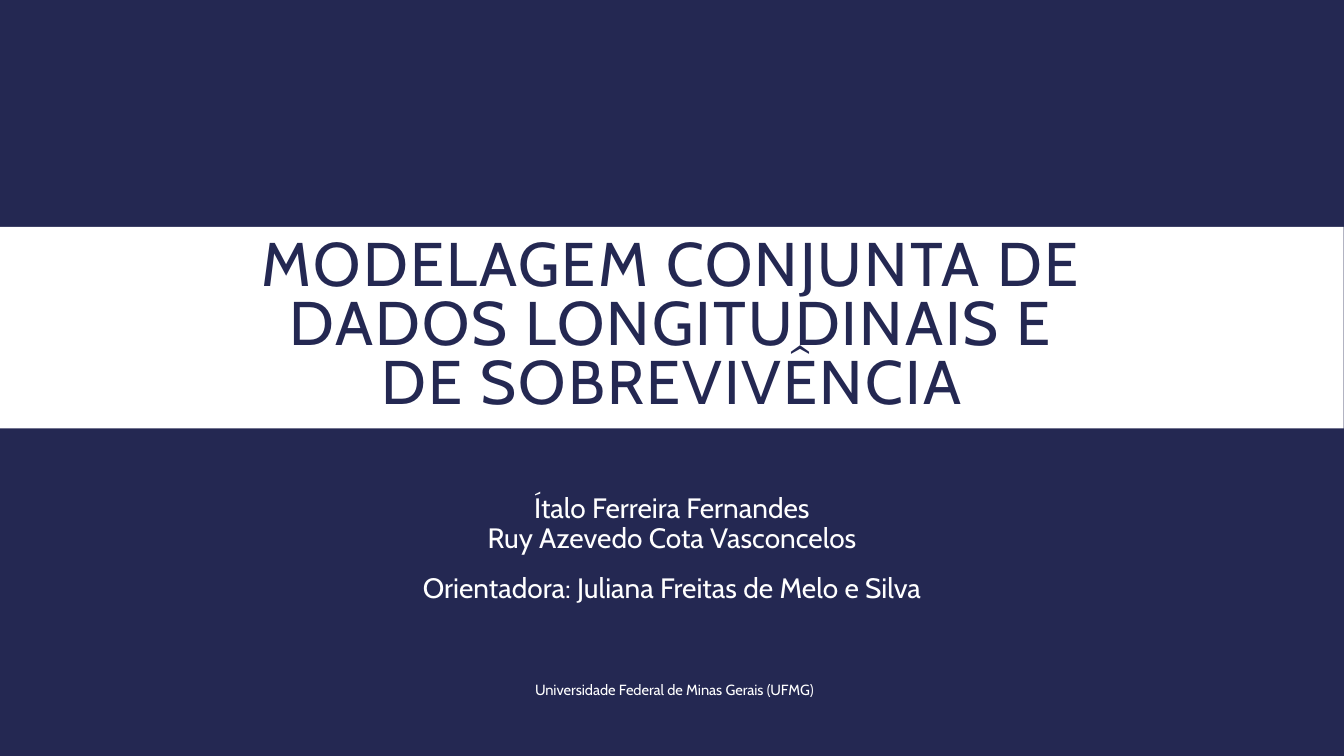
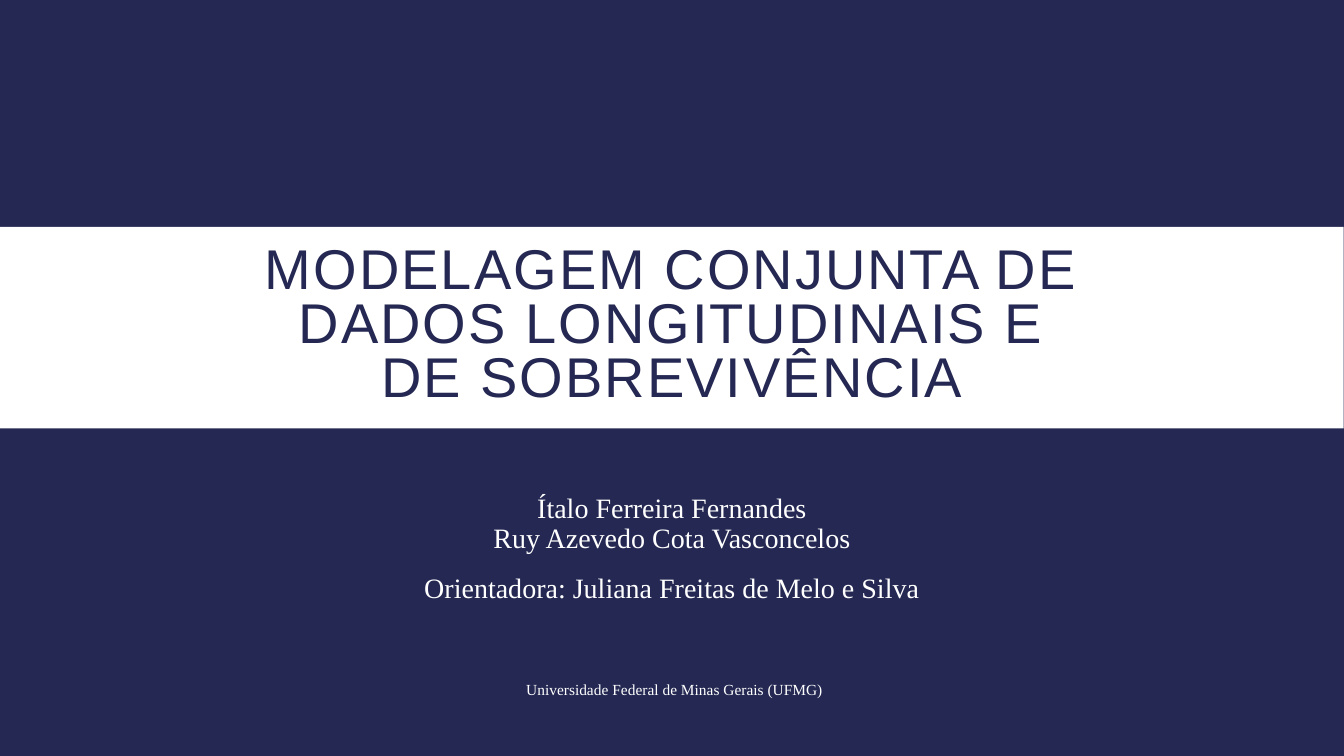
Before and after one commit to itff/Seminarios2, a slide deck: slide 1 of Apresentacao_Editado.pptx. Drawn at 1344x756 pixels with LibreOffice and Linux fonts; fonts in the diff are those of the drawing. Boxes give left, top, right and bottom in pixels: in the first picture for what was removed or moved away, otherwise in the second. Text is boxed around its words. In the diff, an @@ line names an element or a change of style, - is before the commit and + after.

```diff
--- a/Apresentacao_Editado.pptx
+++ b/Apresentacao_Editado.pptx
@@ title "MODELAGEM CONJUNTA DE DADOS LONGITUDINAIS ..." at [265,250,1076,398]: size 44 to 40 pt, font Cabin to Arial @@
@@ subtitle "Ítalo Ferreira Fernandes Ruy Azevedo ..." at [424,496,919,599]: font Cabin to Times New Roman @@
@@ text "Universidade Federal de Minas Gerais ..." at [526,684,823,698]: size 10.5 to 11 pt, font Cabin to Times New Roman @@
```
Also in this commit, not shown: 31 other slides changed, 1 slide added, 1 slide removed.
